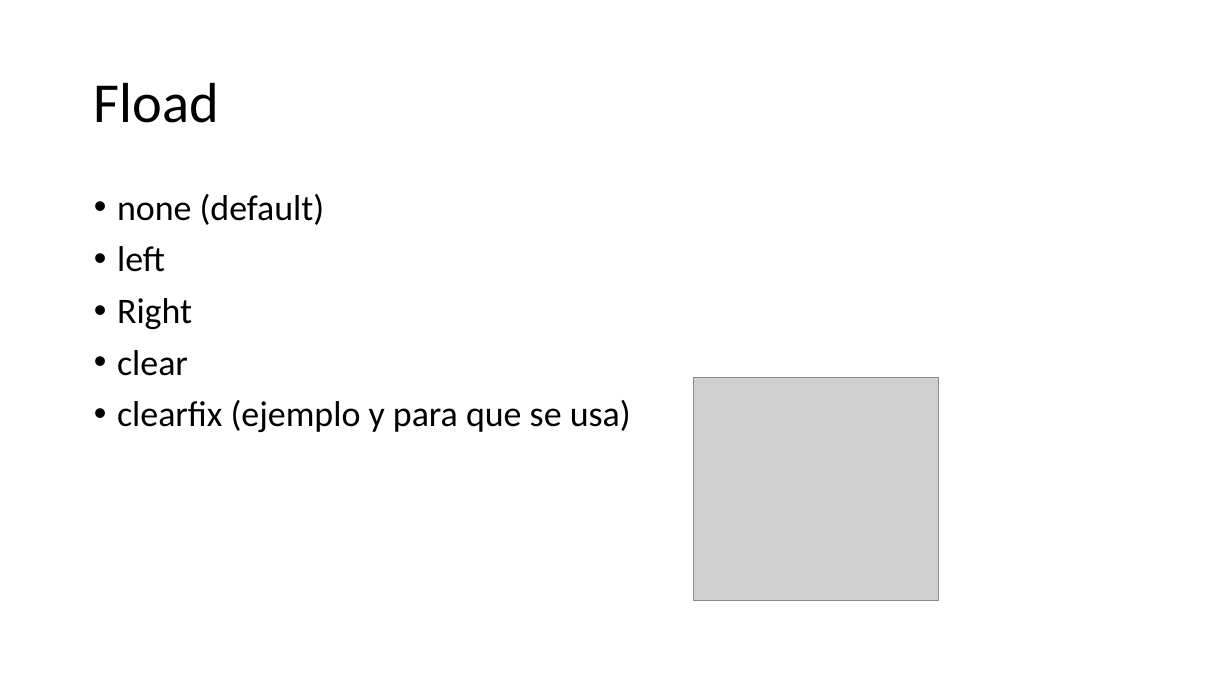
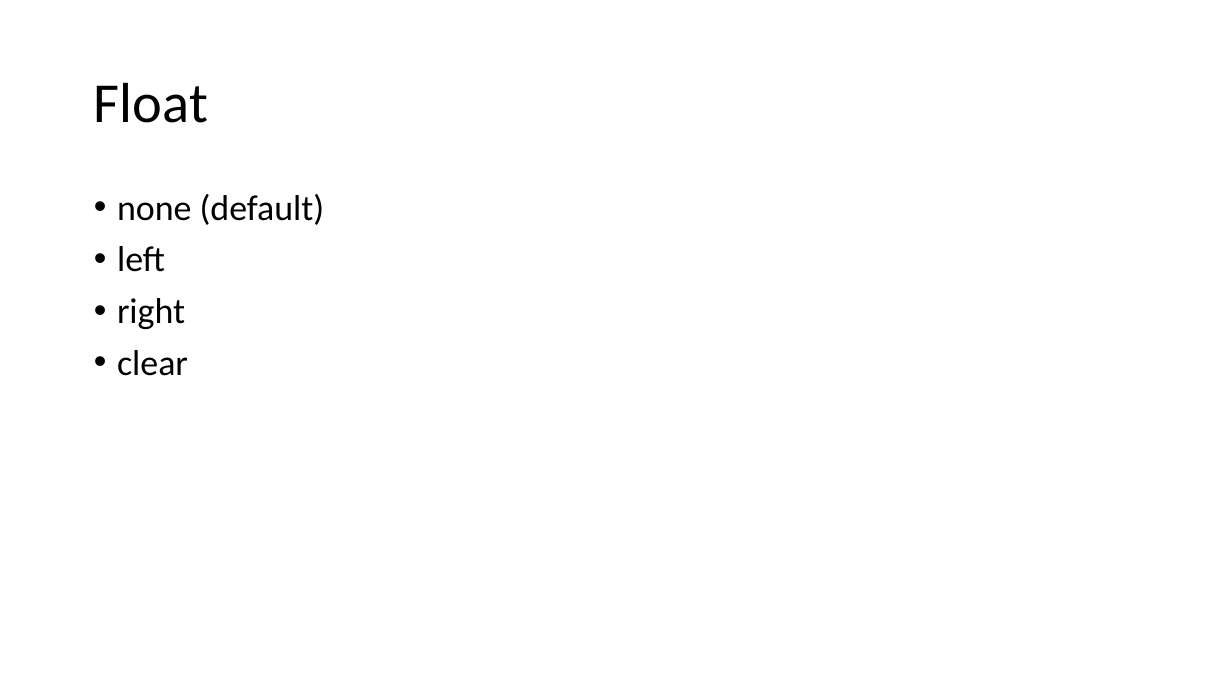
Before and after one commit to Nuevas-Tecnologias-FIUBA/Clase-HTML-CSS, a slide deck: slide 31 of Slides/Clase.pptx (slide 26 before the commit). Drawn at 1232x693 pixels with LibreOffice and Linux fonts; fonts in the diff are those of the drawing; grey boxes stand for pictures. Boxes give left, top, right and bottom in pixels: in the first picture for what was removed or moved away, otherwise in the second. Text is boxed around its words. In the diff, an @@ line names an element or a change of style, - is before the commit and + after.

```diff
--- a/Slides/Clase.pptx
+++ b/Slides/Clase.pptx
@@ title at [94, 82, 208, 123]: text changed @@
-Fload
+Float
@@ text at [117, 298, 185, 329]: text changed @@
-• Right
+• right
@@ picture removed at [694, 378, 939, 601] @@
@@ text at [117, 400, 631, 432]: paragraph removed @@
-• clearfix (ejemplo y para que se usa)
```
Also in this commit, not shown: 7 other slides changed, 11 slides added, 2 slides removed.
